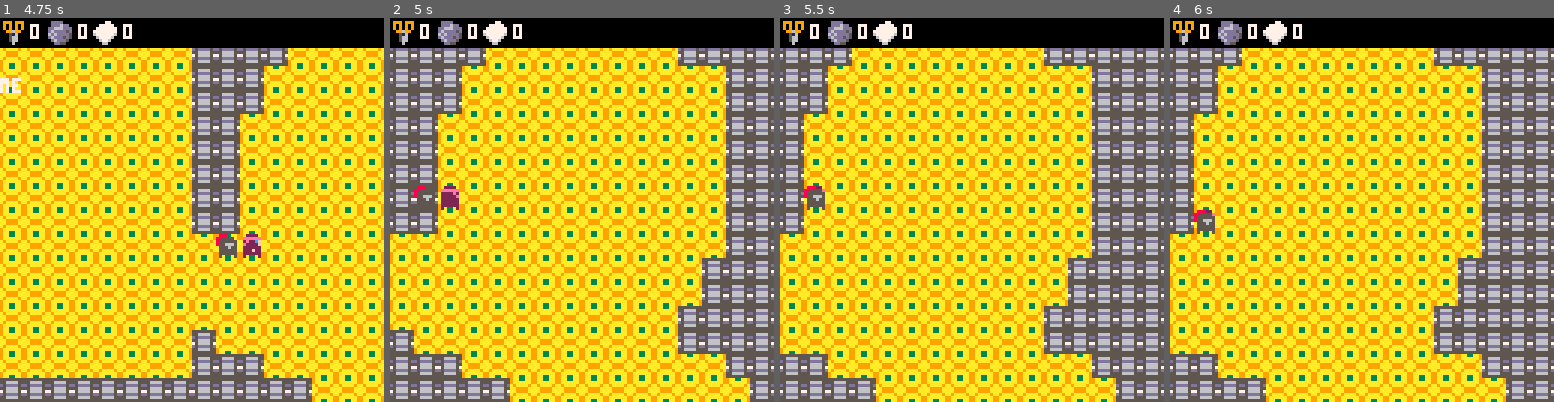
Above: before the commit, frames 1-4 (left to right).
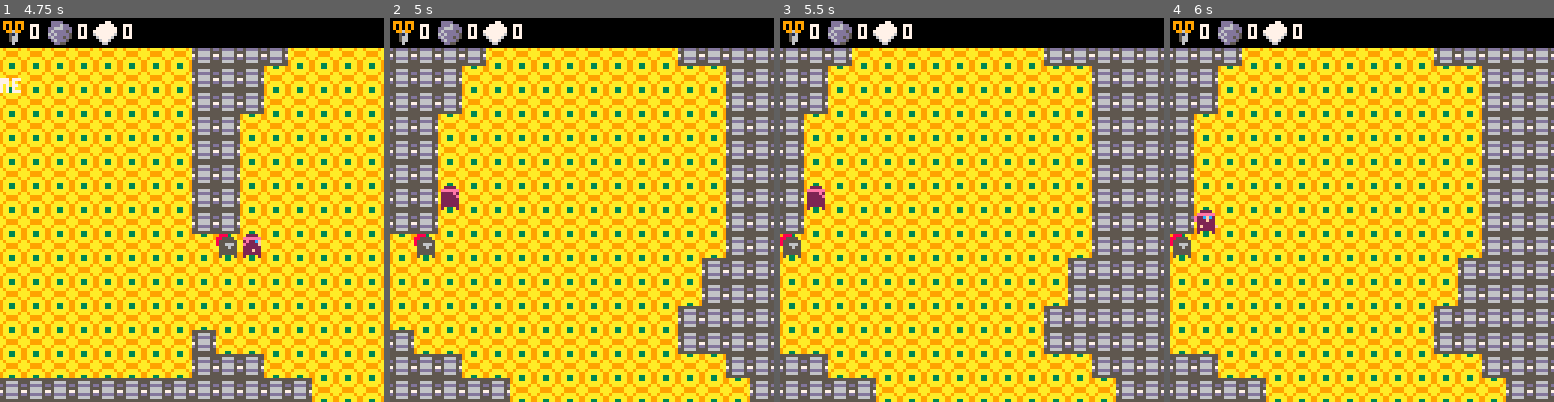
Above: after the commit, the same moments.

Repository: Braxmaster/Gamejam3012
Game: PICO-8 cartridge game.p8
The game is run twice, just before and just after one commit, with the same random seed, the same clock (stepped at 60 frames per second) and the same inputs.
Inputs:
- Up to frame 1 (4.75 s): tap X (X key) at 0.33, 1.07, 1.85, 2.97, 4.08 s; tap O (Z key) at 0.7, 1.7, 2.1, 2.5, 2.9, 3.3, 3.7, 4.1, 4.5 s; hold Right 1.6-2.1 s; hold Up 2.15-2.42 s; hold Right 2.47-3.03 s; hold Left 3.08-3.58 s; hold Down 3.63-3.97 s; hold Right 4.02-4.68 s; hold Up from 4.73 s (still down)
- Up to frame 2 (5 s): keep holding Up; tap O (Z key) at 4.9 s
- Up to frame 3 (5.5 s): release Up at 5.03 s; hold Left from 5.08 s (still down); tap X (X key) at 5.2 s; tap O (Z key) at 5.3 s
- Up to frame 4 (6 s): release Left at 5.68 s; tap O (Z key) at 5.7 s; hold Down from 5.73 s (still down)

Frame 1 is identical in both runs. In frame 2, 0.4% of the frame differs, in the area x 6-12%, y 43-63%; in frame 3, 0.5%, in the area x 0-12%, y 43-63%; in frame 4, 0.5%.

Commit message:
Enemy now collides with collision tiles

Diff:
--- a/game.p8
+++ b/game.p8
@@ -147,10 +147,18 @@
 function update_enemy(enemy)
   x_dist = player.x - enemy.x
   y_dist = player.y - enemy.y
+  tmp ={
+  x = enemy.x,
+  y = enemy.y
+  }
   if abs(x_dist) > abs(y_dist) then
-    if x_dist > 0 then enemy.x += 8 else enemy.x -= 8 end
+    if x_dist > 0 then tmp.x += 8 else tmp.x -= 8 end
   else
-    if y_dist > 0 then enemy.y += 8 else enemy.y -= 8 end
+    if y_dist > 0 then tmp.y += 8 else tmp.y -= 8 end
+  end
+  if not pixel_is_blocked(tmp.x, tmp.y) then
+     enemy.x = tmp.x
+     enemy.y = tmp.y
   end
 end
 
